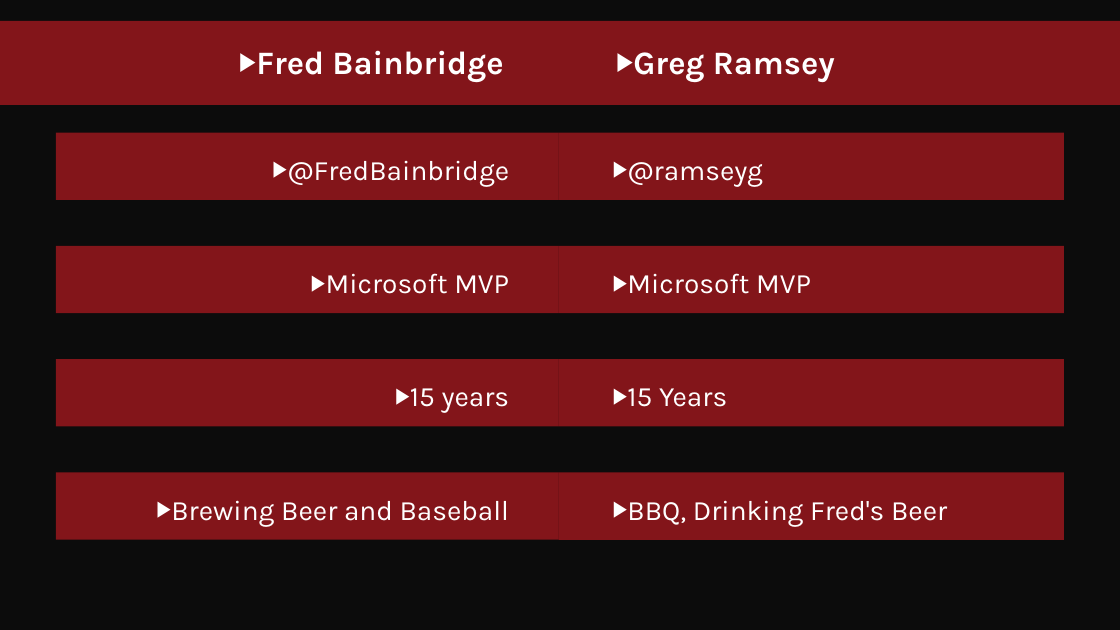
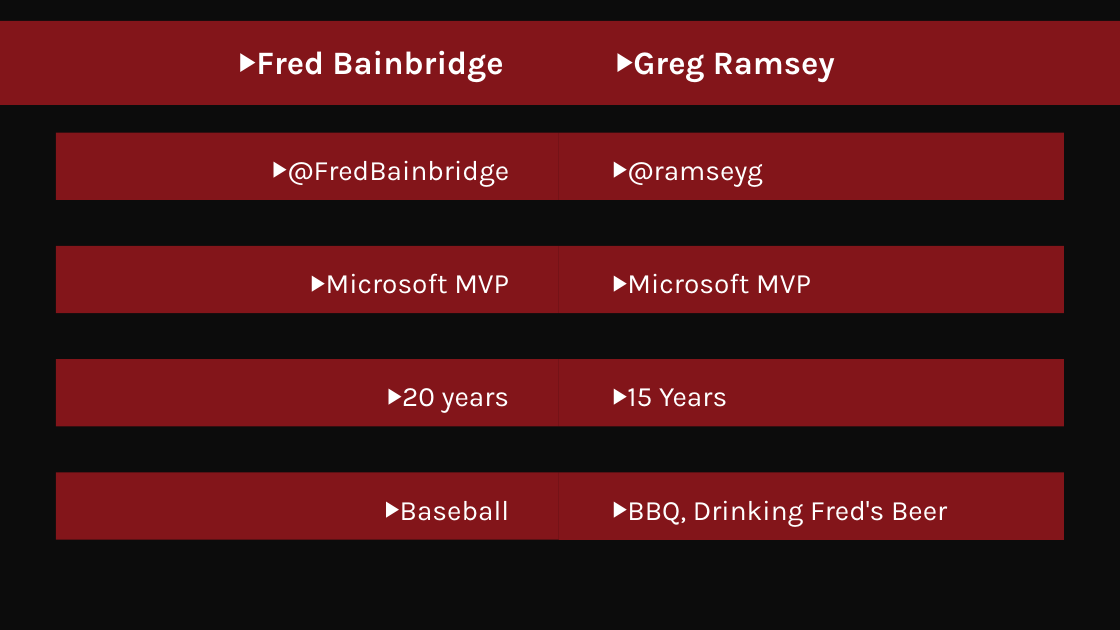
Before and after one commit to fredbainbridge/mms2019ConfigMgrPowershellDemos, a slide deck: slide 2 of MMS2019 - Configmgr and PowerShell the essentials.pptx. Drawn at 1120x630 pixels with LibreOffice and Linux fonts; fonts in the diff are those of the drawing; background and template pictures are left out. Boxes give left, top, right and bottom in pixels: in the first picture for what was removed or moved away, otherwise in the second. Text is boxed around its words. In the diff, an @@ line names an element or a change of style, - is before the commit and + after.

```diff
--- a/MMS2019 - Configmgr and PowerShell the essentials.pptx
+++ b/MMS2019 - Configmgr and PowerShell the essentials.pptx
@@ text at box(402, 388, 510, 413): text changed @@
-▶ 15 years
+▶ 20 years
@@ text at box(400, 501, 510, 521): text changed @@
-▶ Brewing Beer and Baseball
+▶ Baseball
```
Also in this commit, not shown: 3 other slides changed, 36 other files.
